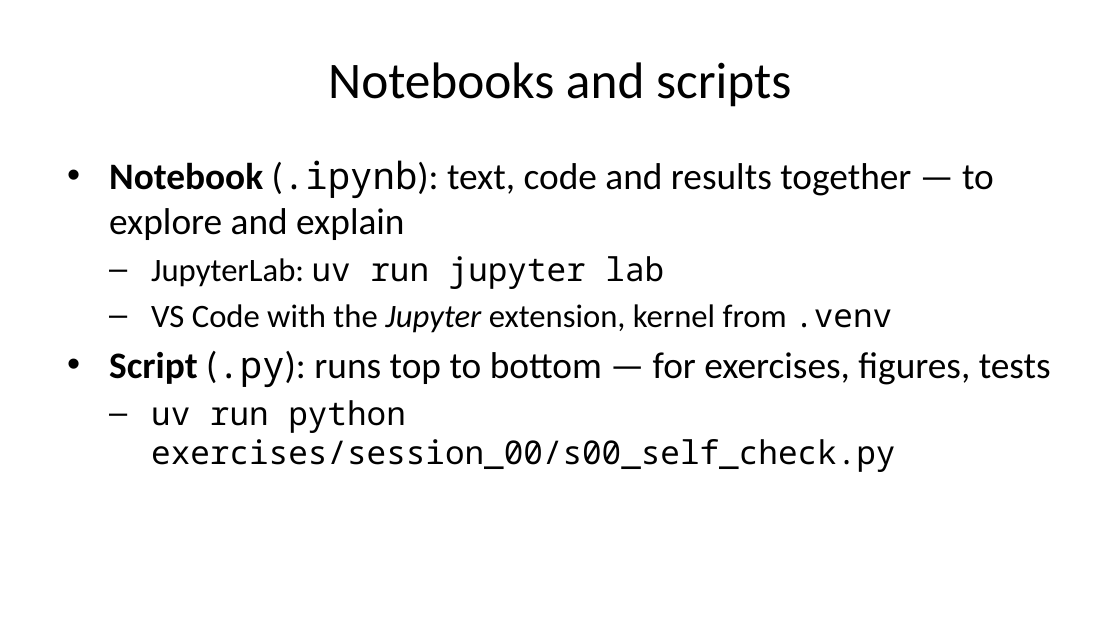
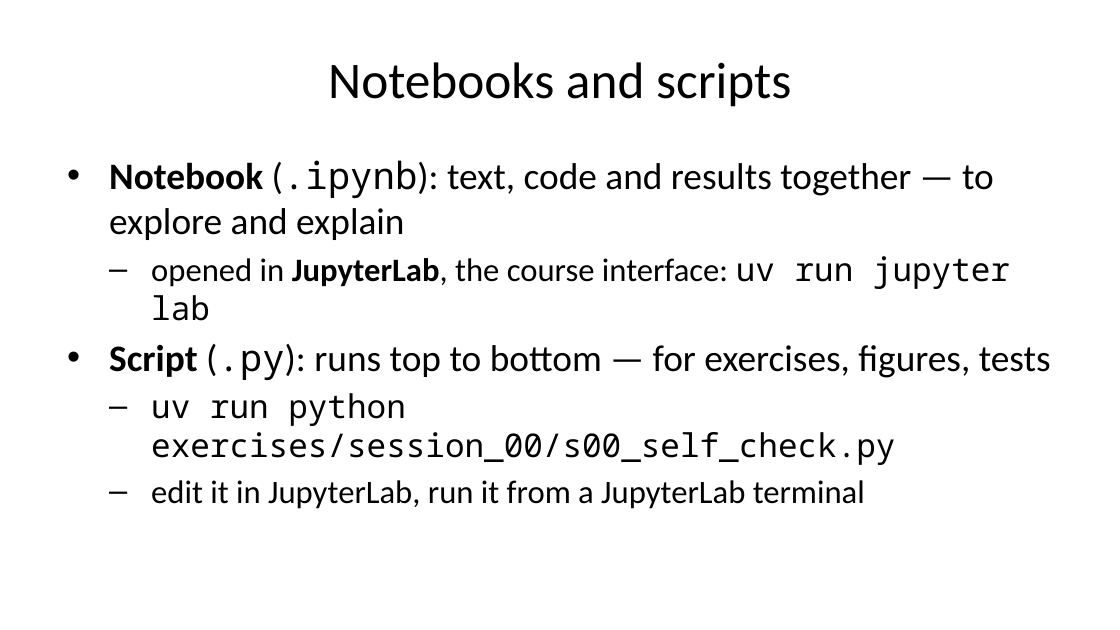
Before and after one commit to DSSchiera/energy-systems-modelica-python-course-participant, a slide deck: slide 10 of slides/session_00/session_00.pptx. Drawn at 1120x630 pixels with LibreOffice and Linux fonts; fonts in the diff are those of the drawing. Boxes give left, top, right and bottom in pixels: in the first picture for what was removed or moved away, otherwise in the second. Text is boxed around its words. In the diff, an @@ line names an element or a change of style, - is before the commit and + after.

```diff
--- a/slides/session_00/session_00.pptx
+++ b/slides/session_00/session_00.pptx
@@ text at [151, 256, 1010, 321]: text changed @@
-  – JupyterLab: uv run jupyter lab
-  – VS Code with the Jupyter extension, kernel from .venv
+  – opened in JupyterLab, the course interface: uv run jupyter lab
@@ text at [151, 480, 865, 509]: paragraph added @@
+  – edit it in JupyterLab, run it from a JupyterLab terminal
```
Also in this commit, not shown: 4 other slides changed, 1 slide added, 22 other files.
